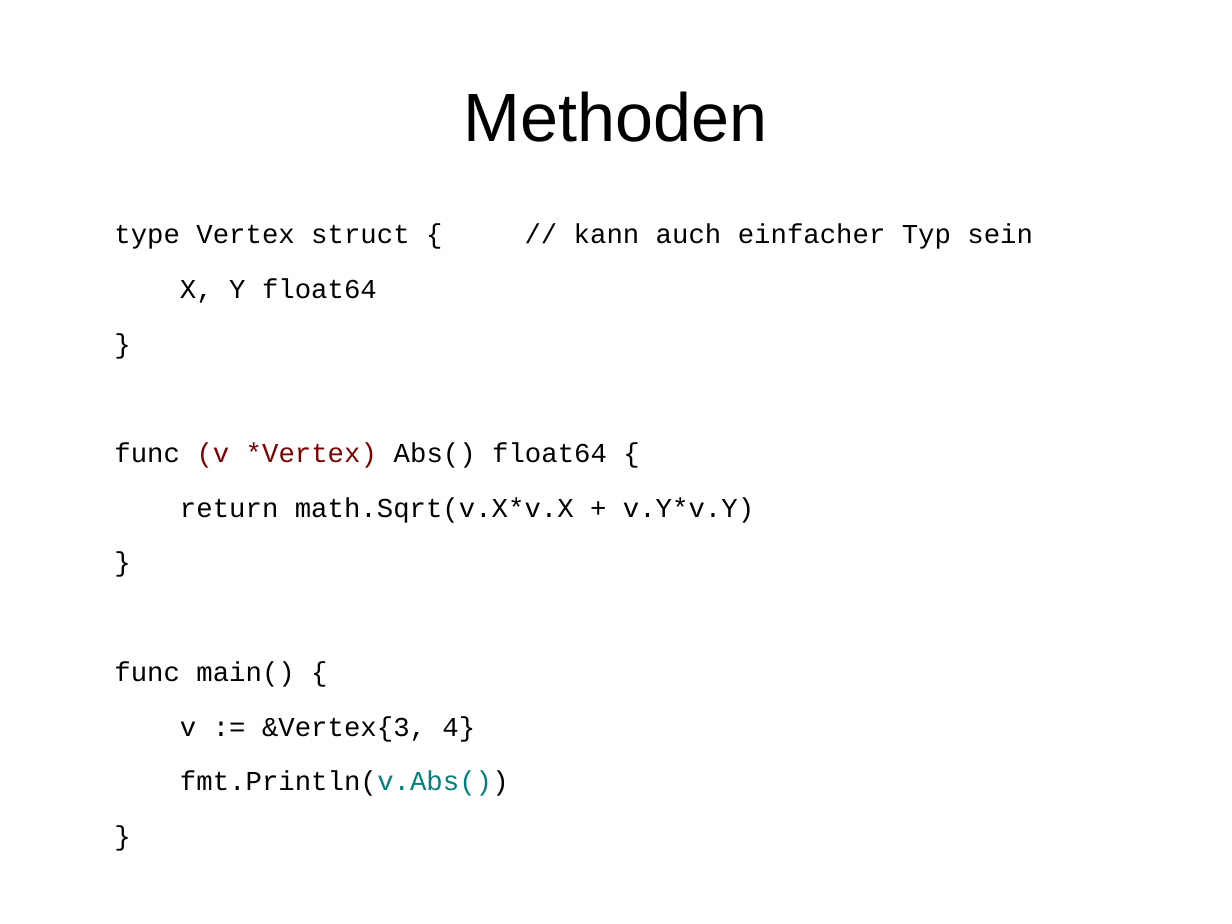
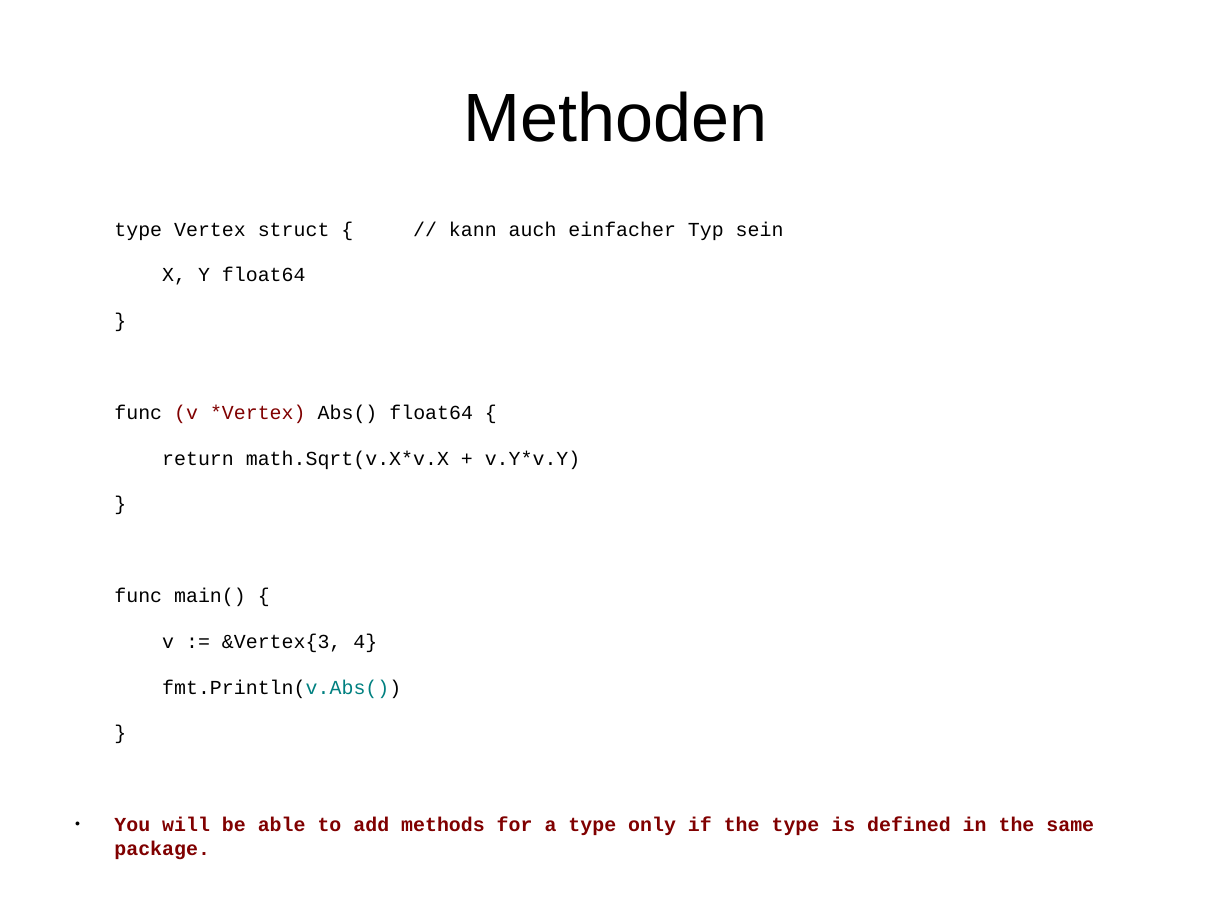
Before and after one commit to rayank77b/smallStuffs, a slide deck: slide 29 of programmierung/vortrag/golang.odp (slide 28 before the commit). Drawn at 1232x924 pixels with LibreOffice and Linux fonts; fonts in the diff are those of the drawing. Boxes give left, top, right and bottom in pixels: in the first picture for what was removed or moved away, otherwise in the second. Text is boxed around its words. In the diff, an @@ line names an element or a change of style, - is before the commit and + after.

```diff
--- a/programmierung/vortrag/golang.odp
+++ b/programmierung/vortrag/golang.odp
@@ text at bbox=[114, 222, 784, 698]: size 17.6 to 12.8 pt in "type Vertex struct { // kann auch ...", "X, Y float64", "}", "func (v *Vertex) Abs() float64 {" and 6 more places @@
@@ text at bbox=[114, 817, 1094, 860]: paragraph added @@
+● You will be able to add methods for a type only if the type is defined in the same package.
```
Also in this commit, not shown: 7 other slides changed, 4 slides added, 5 other files.
